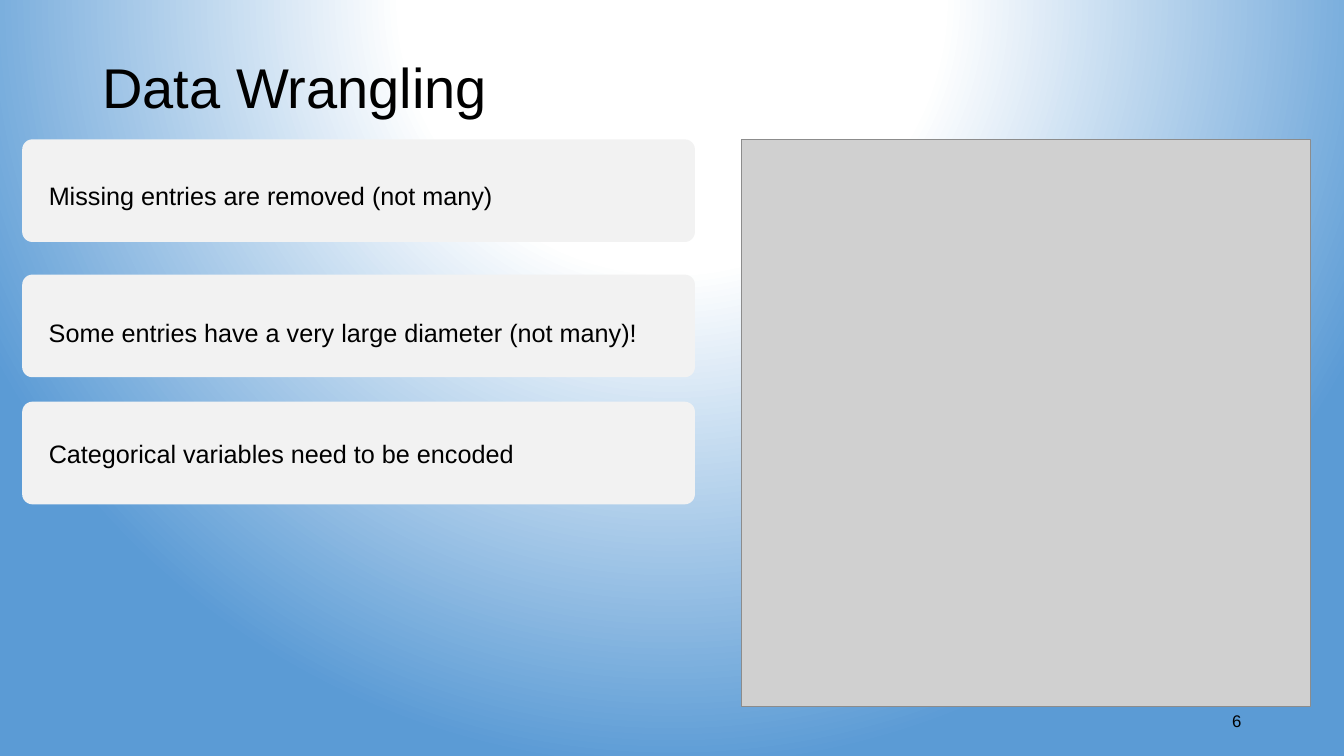
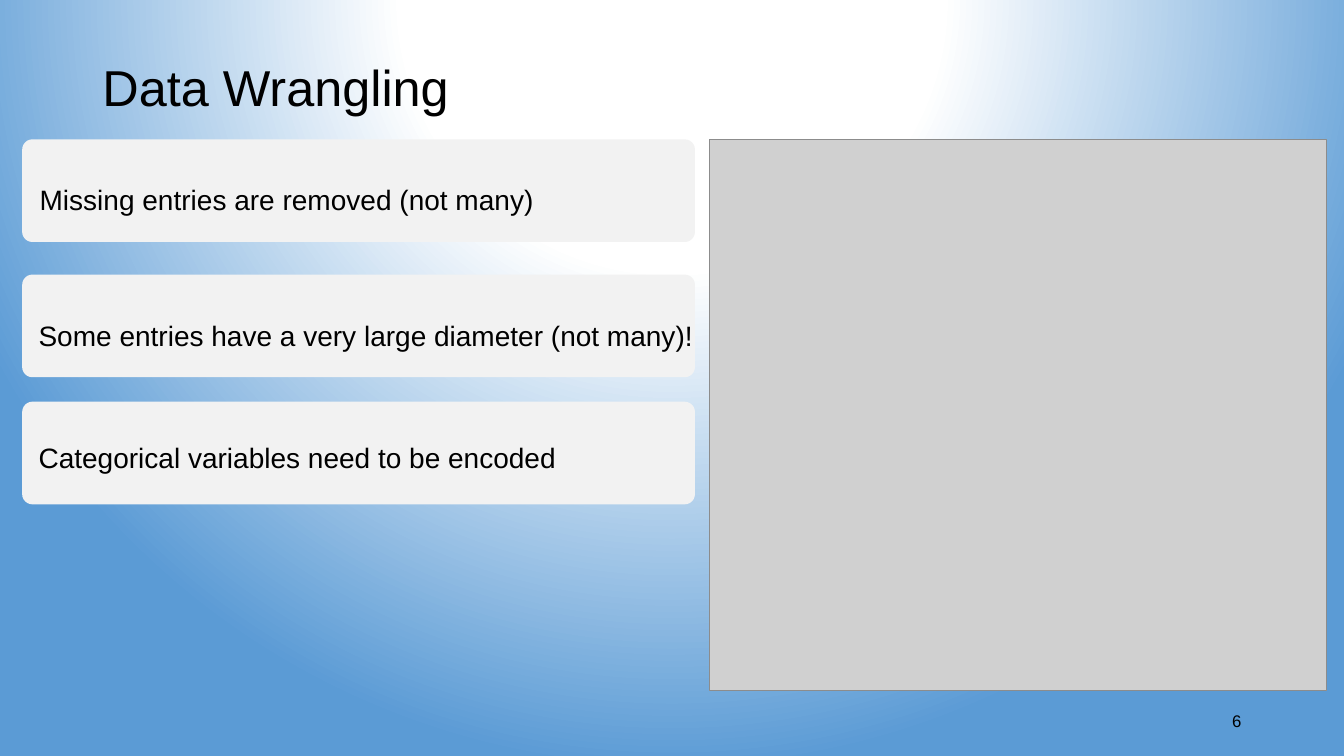
Before and after one commit to aspds18/Springboard_capstone1, a slide deck: slide 6 of Capstone1_presentation.pptx. Drawn at 1344x756 pixels with LibreOffice and Linux fonts; fonts in the diff are those of the drawing; grey boxes stand for pictures. Boxes give left, top, right and bottom in pixels: in the first picture for what was removed or moved away, otherwise in the second. Text is boxed around its words. In the diff, an @@ line names an element or a change of style, - is before the commit and + after.

```diff
--- a/Capstone1_presentation.pptx
+++ b/Capstone1_presentation.pptx
@@ title "Data Wrangling" at bbox=[102, 69, 449, 116]: size 40 to 36 pt @@
@@ picture: place and size @@
-picture at bbox=[742, 139, 1312, 707]
+picture at bbox=[710, 139, 1327, 691]
@@ text "Missing entries are removed (not ..." at bbox=[40, 189, 533, 215]: size 18 to 20 pt @@
@@ text "Missing entries are removed (not ...": place and size @@
-text "Missing entries are removed (not ..." at bbox=[49, 186, 492, 211]
+text "Missing entries are removed (not ..." at bbox=[40, 189, 533, 215]
@@ text "Some entries have a very ...": place and size @@
-text "Some entries have a very ..." at bbox=[49, 323, 637, 347]
+text "Some entries have a very ..." at bbox=[39, 325, 693, 351]
@@ text "Some entries have a very ..." at bbox=[39, 325, 693, 351]: size 18 to 20 pt; alignment left to justified @@
@@ text "Categorical variables need to be ...": place and size @@
-text "Categorical variables need to be ..." at bbox=[49, 444, 514, 469]
+text "Categorical variables need to be ..." at bbox=[39, 447, 556, 473]
@@ text "Categorical variables need to be ..." at bbox=[39, 447, 556, 473]: size 18 to 20 pt @@
```
Also in this commit, not shown: 14 other slides changed, 7 slides added.
